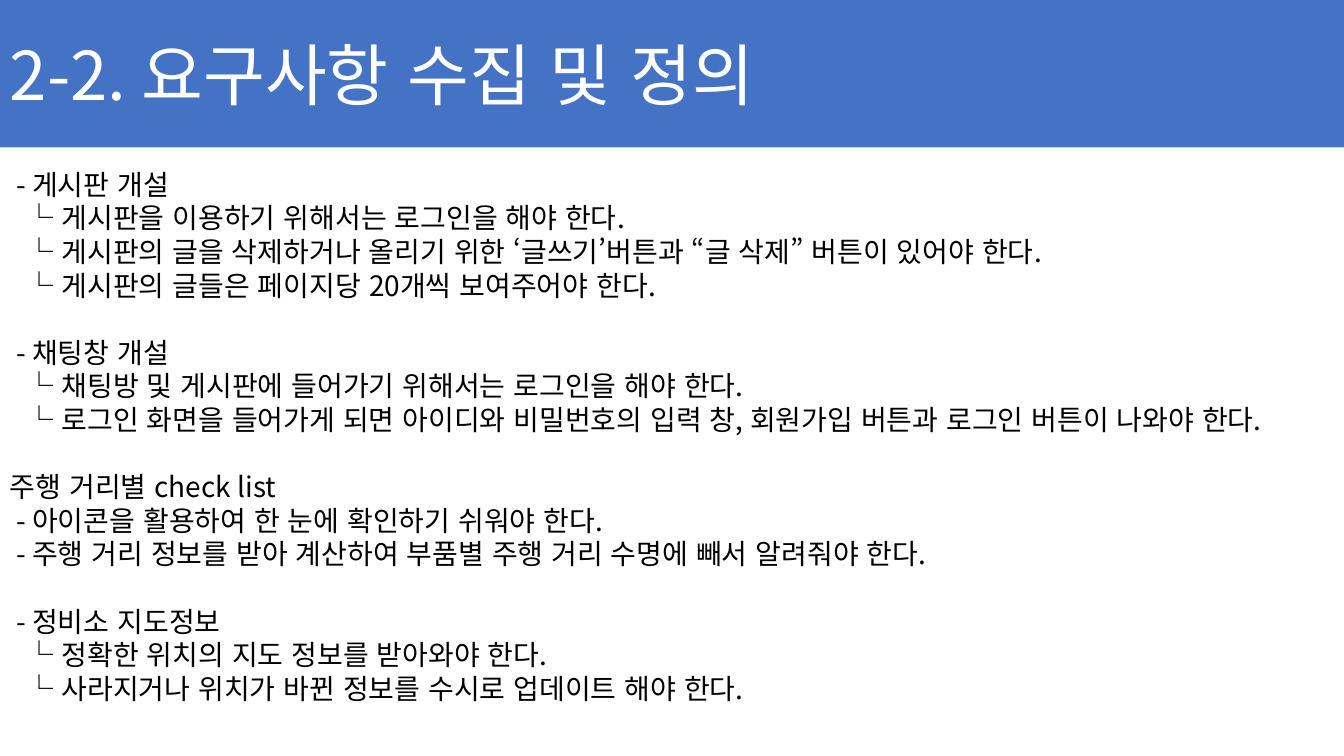
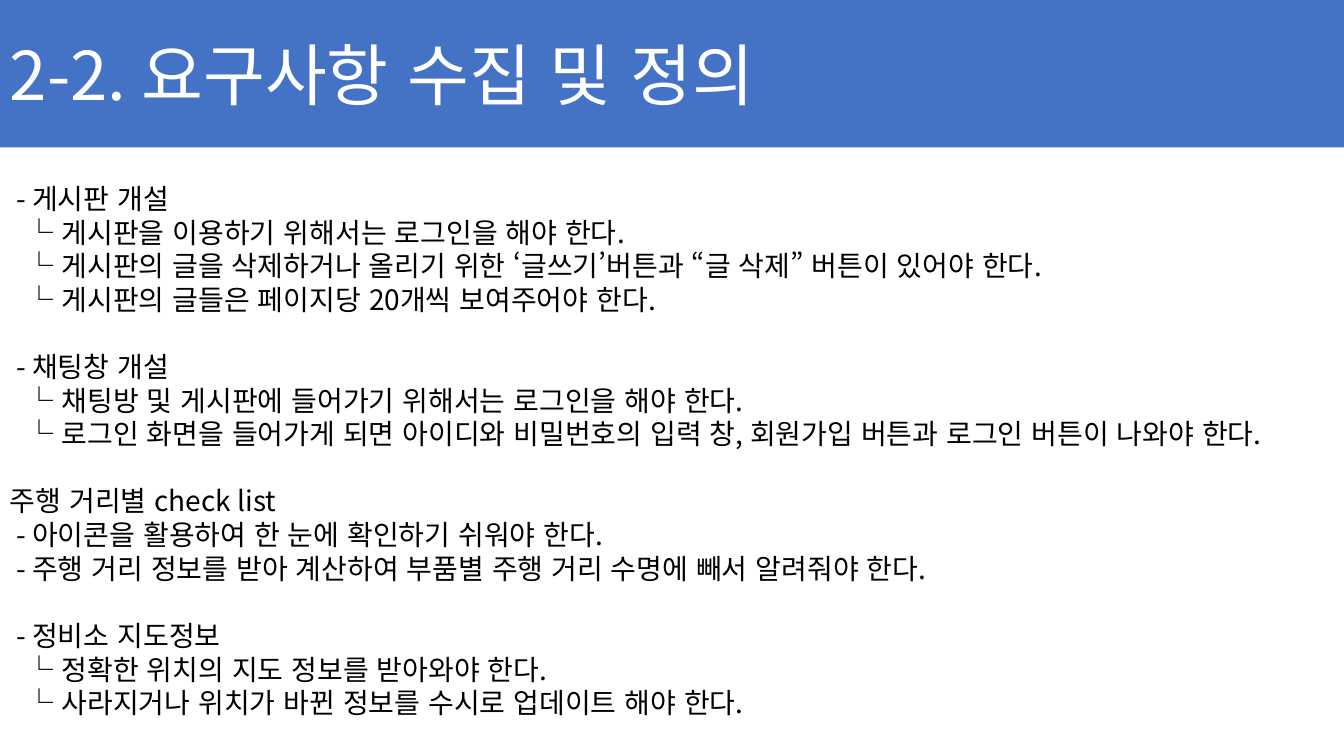
Before and after one commit to ChaeSung-Lee/DJ_InternShip, a slide deck: slide 20 of 2021_Summer/jp.hong/Project_BnC_jph.pptx. Drawn at 1344x756 pixels with LibreOffice and Linux fonts; fonts in the diff are those of the drawing. Boxes give left, top, right and bottom in pixels: in the first picture for what was removed or moved away, otherwise in the second. Text is boxed around its words. In the diff, an @@ line names an element or a change of style, - is before the commit and + after.

```diff
--- a/2021_Summer/jp.hong/Project_BnC_jph.pptx
+++ b/2021_Summer/jp.hong/Project_BnC_jph.pptx
@@ text "- 게시판 개설": place and size @@
-text "- 게시판 개설" at [10, 171, 1262, 702]
+text "- 게시판 개설" at [10, 185, 1262, 716]
```
Also in this commit, not shown: 2 other slides changed, 1 slide added, 1 slide removed.
